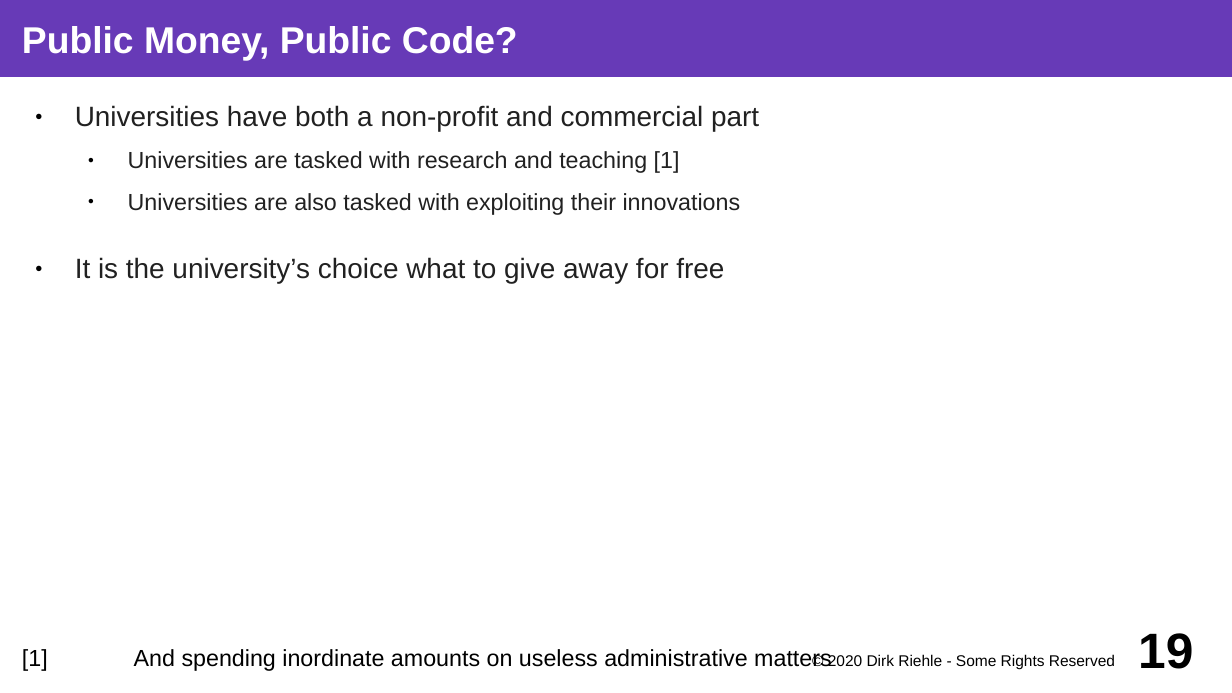
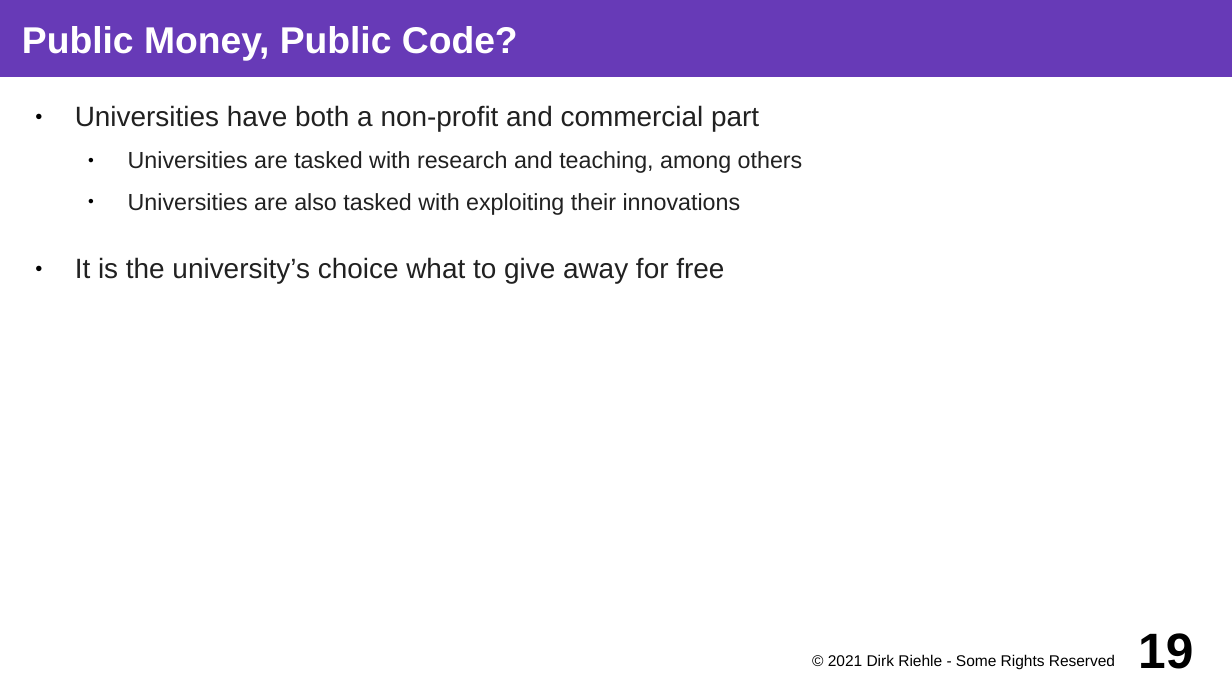
Before and after one commit to dirkriehle/coss-course, a slide deck: slide 19 of Lecture slides/COSS D02 - Research and Startup.odp. Drawn at 1232x693 pixels with LibreOffice and Linux fonts; fonts in the diff are those of the drawing. Boxes give left, top, right and bottom in pixels: in the first picture for what was removed or moved away, otherwise in the second. Text is boxed around its words. In the diff, an @@ line names an element or a change of style, - is before the commit and + after.

```diff
--- a/Lecture slides/COSS D02 - Research and Startup.odp
+++ b/Lecture slides/COSS D02 - Research and Startup.odp
@@ text at [128,151,803,173]: text changed @@
-  ● Universities are tasked with research and teaching [1]
+  ● Universities are tasked with research and teaching, among others
@@ text removed at [22,649,832,671] @@
-[1] And spending inordinate amounts on useless administrative matters
@@ text at [828,654,1115,670]: text changed @@
-© 2020 Dirk Riehle - Some Rights Reserved
+© 2021 Dirk Riehle - Some Rights Reserved
```
Also in this commit, not shown: 17 other slides changed, 5 other files.
